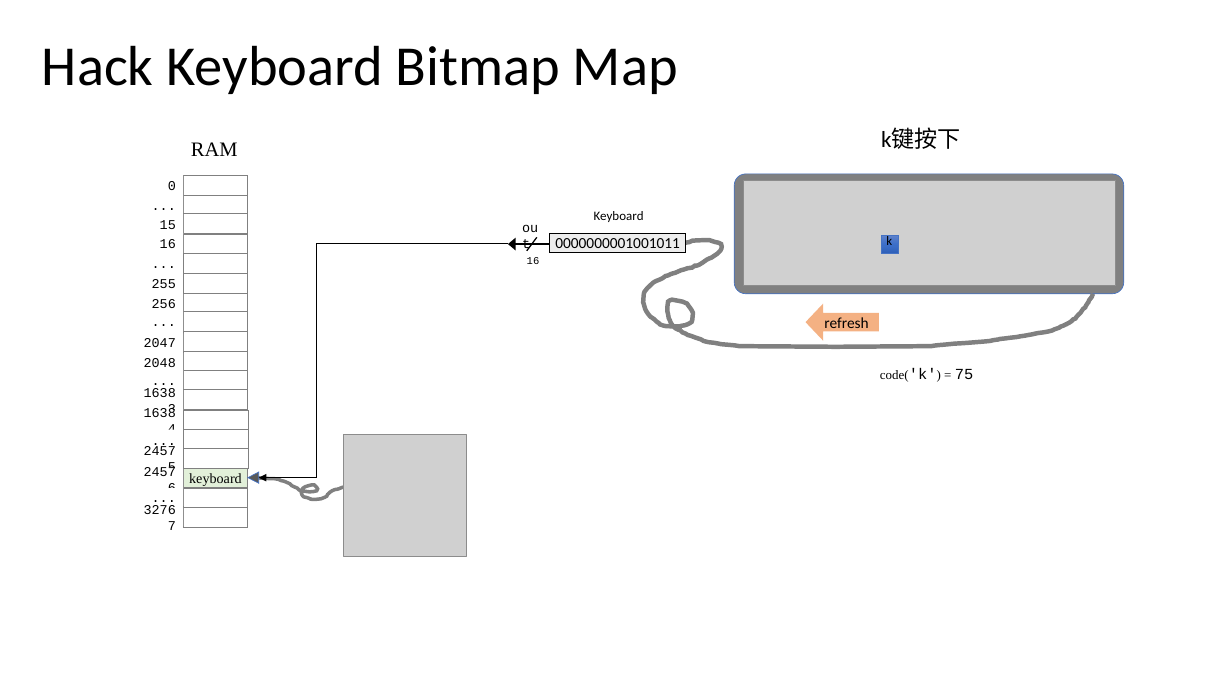
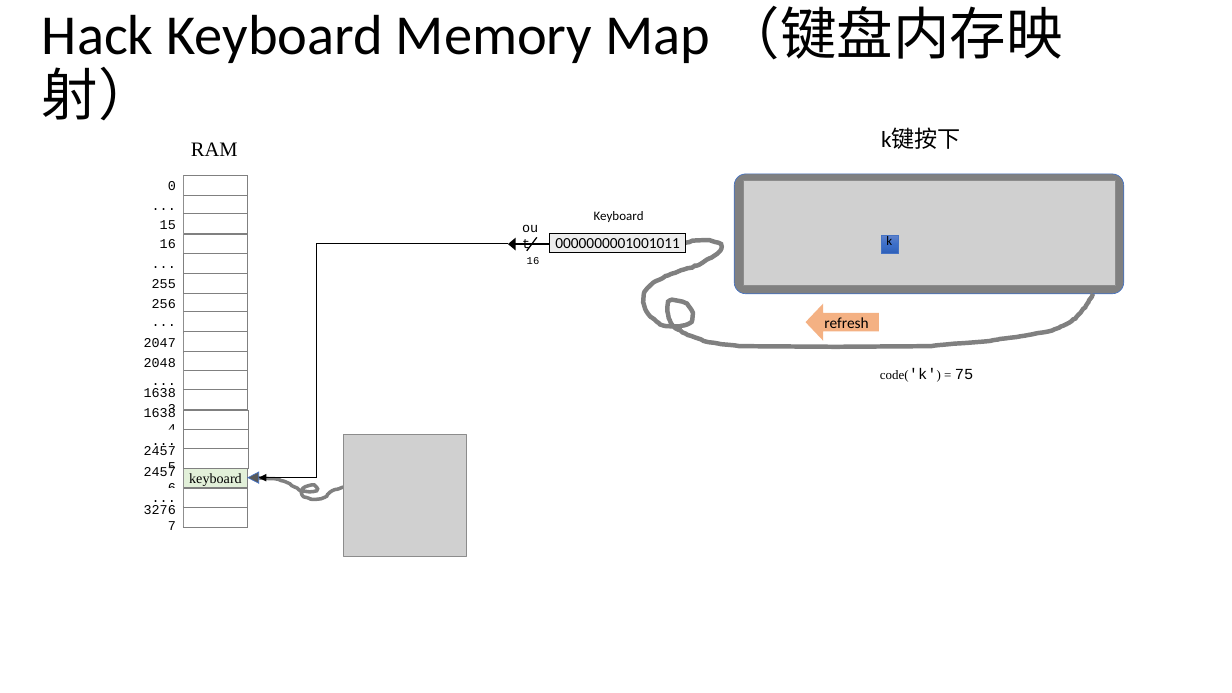
Before and after one commit to vcboy1/Leeds, a slide deck: slide 9 of 26fall/1860/Lecture/Week1.9/Lec 1.9.1 Memory II.pptx. Drawn at 1232x693 pixels with LibreOffice and Linux fonts; fonts in the diff are those of the drawing; grey boxes stand for pictures. Boxes give left, top, right and bottom in pixels: in the first picture for what was removed or moved away, otherwise in the second. Text is boxed around its words. In the diff, an @@ line names an element or a change of style, - is before the commit and + after.

```diff
--- a/26fall/1860/Lecture/Week1.9/Lec 1.9.1 Memory II.pptx
+++ b/26fall/1860/Lecture/Week1.9/Lec 1.9.1 Memory II.pptx
@@ title at (42, 6, 1063, 121): text changed @@
-Hack Keyboard Bitmap Map
+Hack Keyboard Memory Map （键盘内存映射）
```
Also in this commit, not shown: 17 other slides changed, 6 other files.
